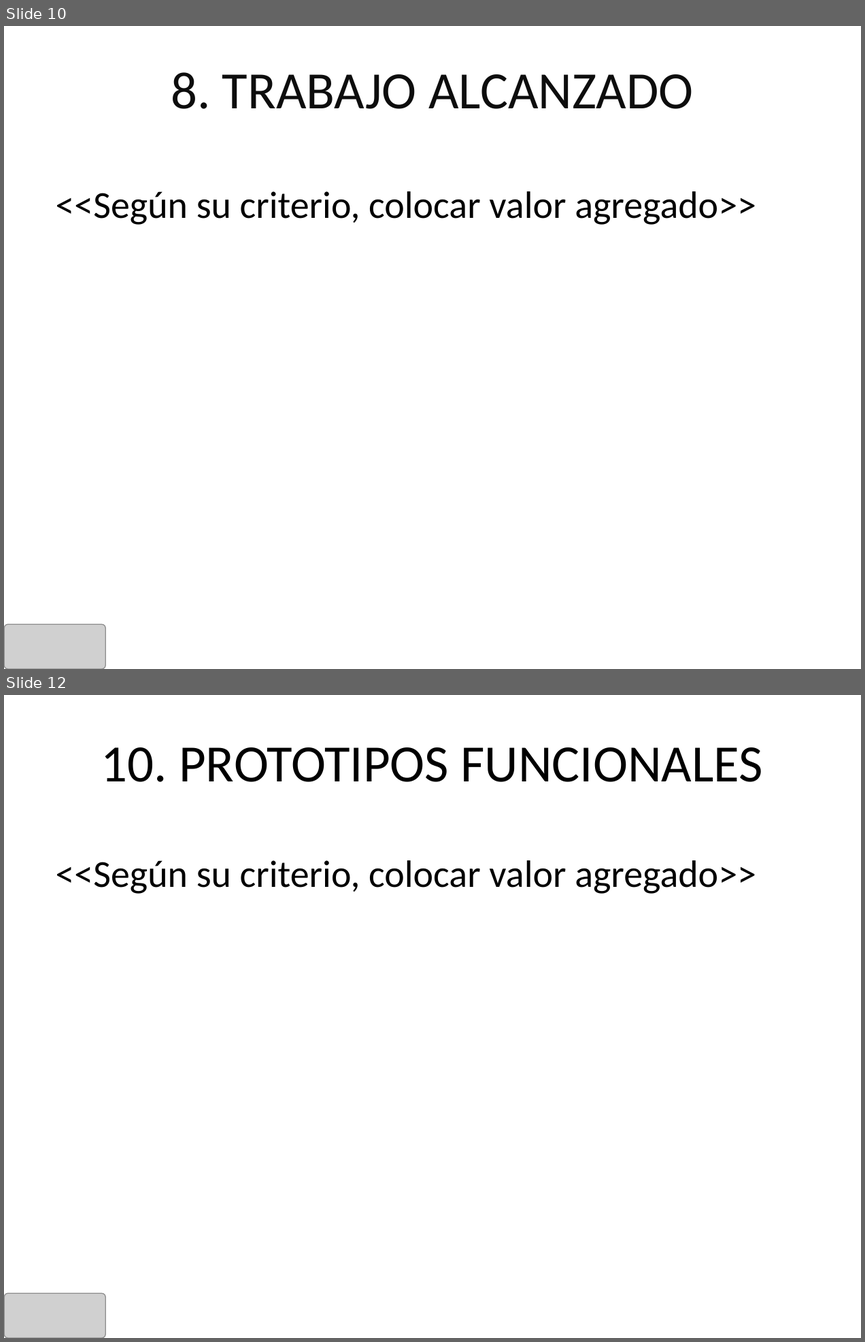
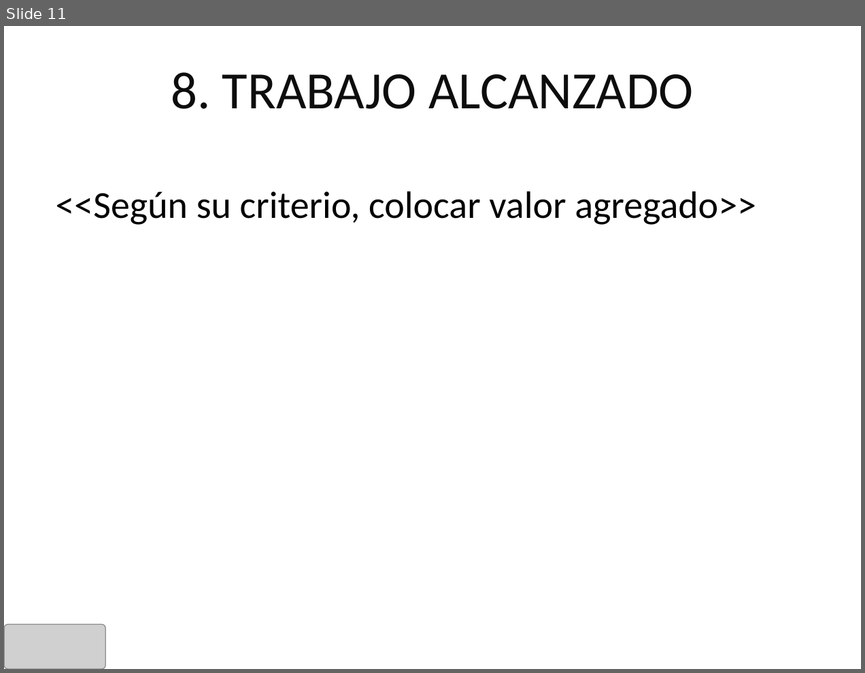
Before and after one commit to cms/proyecto-fya, a slide deck: Presentación Sem 7 - 2011.2/Presentación Final v1.0.pptx. Shown one above the other, each under a label of ours: slides 10 and 12 before the commit, slide 11 after it; the slides between them are not shown. The pictures are 865x1342 and 865x673 pixels, drawn with LibreOffice and Linux fonts; fonts in the diff are those of the drawing; grey boxes stand for pictures; background and template pictures are left out. Boxes give left, top, right and bottom in pixels: in the first picture for what was removed or moved away, otherwise in the second. Text is boxed around its words. In the diff, an @@ line names an element or a change of style, - is before the commit and + after.

```diff
--- a/Presentación Sem 7 - 2011.2/Presentación Final v1.0.pptx
+++ b/Presentación Sem 7 - 2011.2/Presentación Final v1.0.pptx
@@ slide 12 removed at [4,695,861,1338], background picture (left out) @@
@@ title removed at [101,747,763,782] @@
-10. PROTOTIPOS FUNCIONALES
@@ text removed at [56,860,756,894] @@
-<<Según su criterio, colocar valor agregado>>
@@ picture removed at [4,1293,105,1338] @@
@@ what was slide 10 is now slide 11 @@
```
Also in this commit, not shown: 3 slides changed, 1 slide added, 1 other slide removed.
